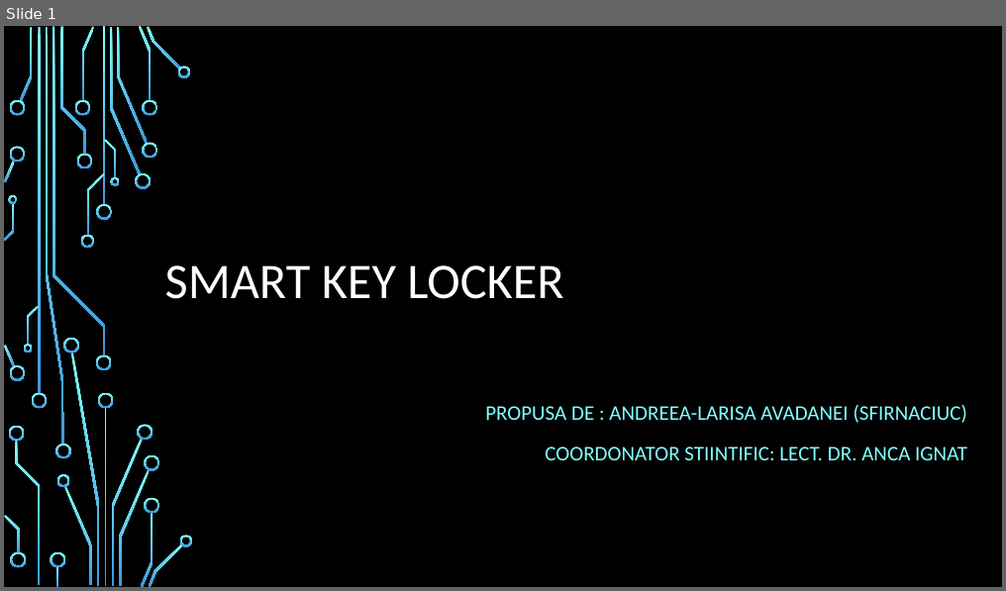
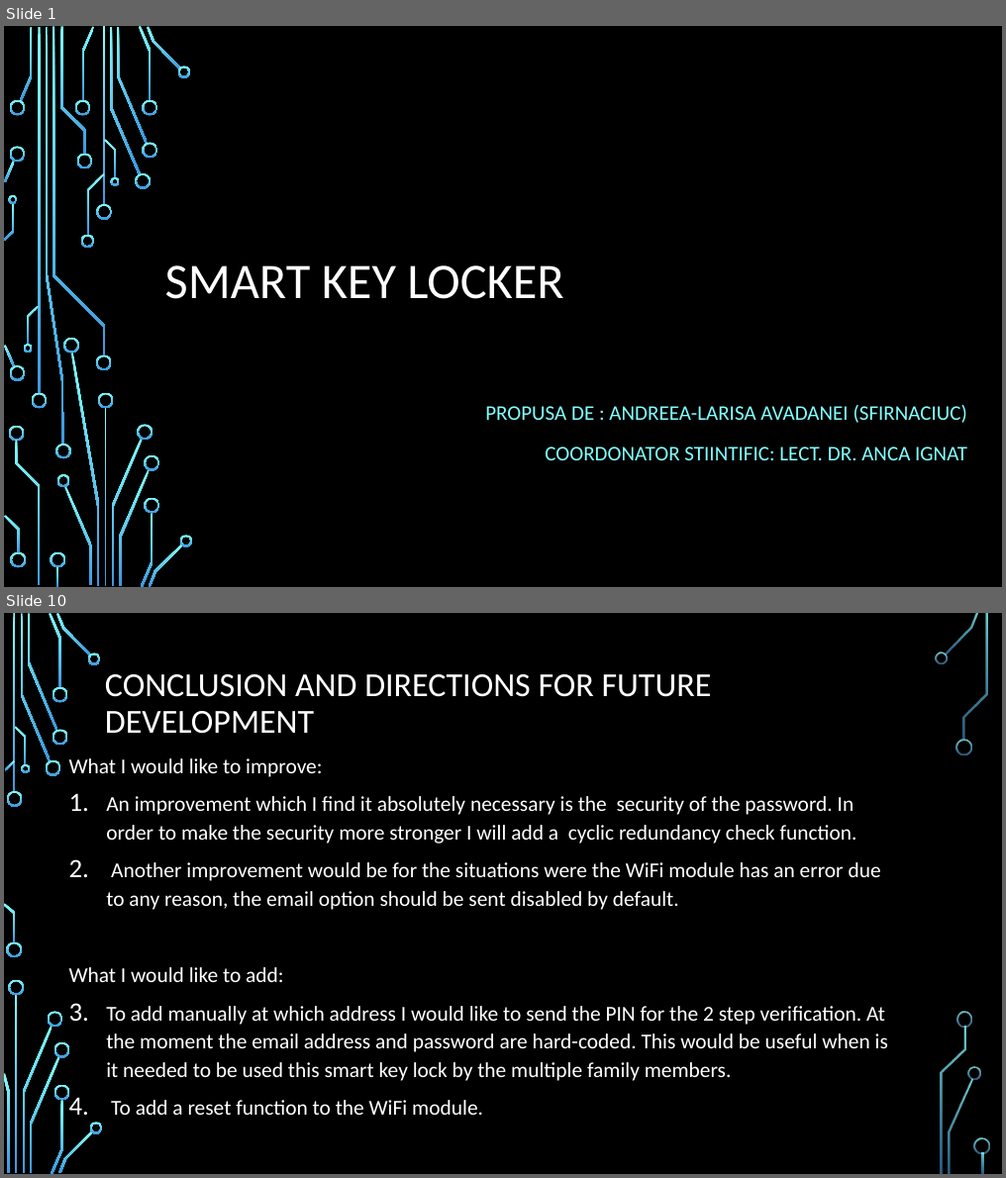
Before and after one commit to ALarissa/Licenta2019--Avadanei-Andreea-Larisa, a slide deck: Smart key locker.pptx. Shown one above the other, each under a label of ours: slide 1 before the commit, slides 1 and 10 after it; the slides between them are not shown. The pictures are 1006x591 and 1006x1178 pixels, drawn with LibreOffice and Linux fonts; fonts in the diff are those of the drawing; background and template pictures are left out. Boxes give left, top, right and bottom in pixels: in the first picture for what was removed or moved away, otherwise in the second. Text is boxed around its words. In the diff, an @@ line names an element or a change of style, - is before the commit and + after.

```diff
--- a/Smart key locker.pptx
+++ b/Smart key locker.pptx
@@ slide 10 added at [4,613,1002,1174], background picture (left out) @@
@@ title added at [105,674,712,734], 32.4 pt, text #FFFFFF @@
+CONCLUSION AND DIRECTIONS FOR FUTURE
+DEVELOPMENT
@@ text added at [69,759,888,1115], 20.4 pt, text #FFFFFF @@
+What I would like to improve:
+1. An improvement which I find it absolutely necessary is the security of the password. In order to make the security more stronger I will add a cyclic redundancy check function.
+2. Another improvement would be for the situations were the WiFi module has an error due to any reason, the email option should be sent disabled by default.
+What I would like to add:
+1. To add manually at which address I would like to send the PIN for the 2 step verification. At the moment the email address and password are hard-coded. This would be useful when is it needed to be used this smart key lock by the multiple family members.
+2. To add a reset function to the WiFi module.
@@ group added at [4,613,990,1174]: 33 freeform shapes, 3 rectangles @@
```
Also in this commit, not shown: 3 slides changed, 5 other slides added, 5 slides removed.
